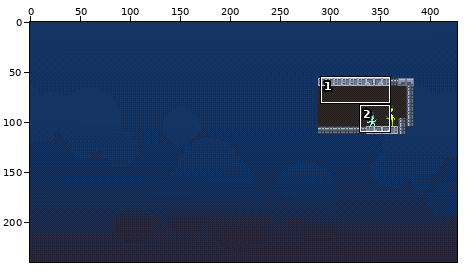
Pixel-art file, stored at rawAssets/mockup1.aseprite. Above, an overview of the earlier version with the close-up marked.
Close-up. Earlier state:
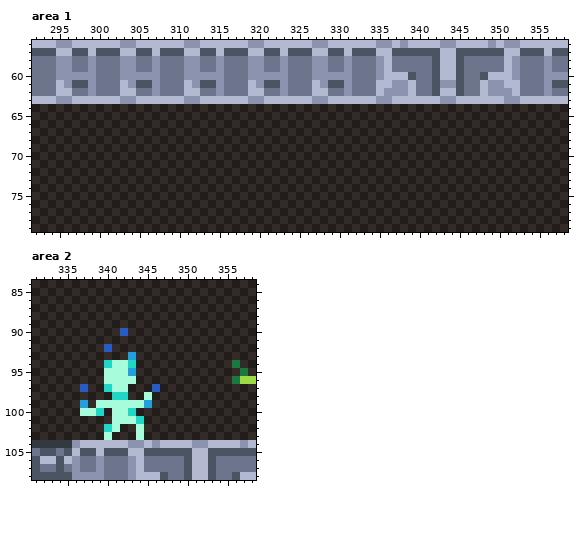
427x240 pixels, 1 frame. Shown: area 1: x 292..358, y 56..79; area 2: x 331..358, y 84..108.
New version:
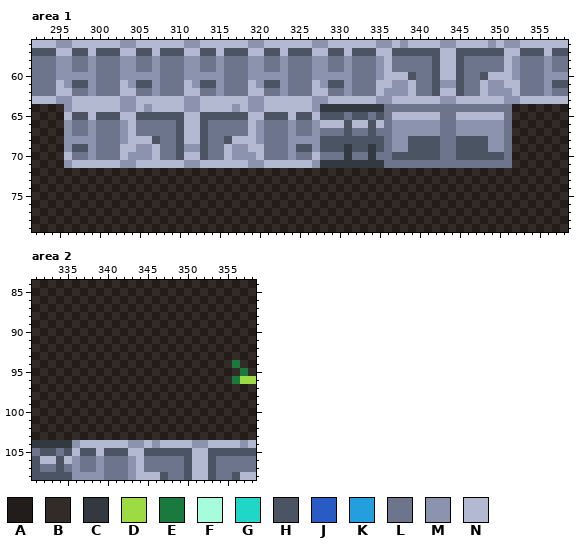
Palette (. is transparent): A #221c1a  B #322b28  C #333941  D #9cdb43  E #1a7a3e  F #a6fcdb  G #20d6c7  H #4a5462  J #285cc4  K #249fde  L #6d758d  M #8b93af  N #b3b9d1
The edit:
layer "waterbg" added
layer "waterbubblebg" added
layer "tiles" added
layer "playerinside" added
layer "Layer 1" removed
layer "Layer 2" removed
layer "Layer 3" removed
layer "Layer 4" removed
Changed rows in their new state; - is an unchanged pixel.
Area 1, layer "playerinside":
first column x 296:
64 MNNNNNNMMNMNNNNMMNNNNMNMMNNNNNNMCCCCCCCCLLLLLLLLLLLLLLLL
65 NHHNHHHNNHHHHHHNNHHHHHHNNHHHNHHNHHHLHHLHLNNNNNNLLNNNNNNL
66 MLLMLLLMNLLLLLHNNHLLLLLNMLLLMLLMNNNHNNHNLMMMMMMLLMMMMMML
67 MLLMLLLMNLLLLLHNNHLLLLLNMLLLMLLMLLLHLLHLLMMMMMMLLMMMMMML
68 MMMMLLLMNNNHLLHNNHLLHNNNMLLLMMMMHHHHHHHHLMMHHHHLLHHHHMML
69 MHHMLLLNNMMNLLHMMHLLNMMNNLLLMHHMHHHCHHCHLMMHHHHLLHHHHMML
70 NLLMLLLNMMMNLLHNNHLLNMMMNLLLMLLNLLLCLLCLLHHHHHHLLHHHHHHL
71 MNNNNNNMMNNNNNNMMNNNNNNMMNNNNNNMCCCCCCCCLLLLLLLLLLLLLLLL
Area 2, layer "tiles":
first column x 337:
 90 -----A----
 92 ---A------
 93 ------A---
 94 ---ABAB---
 95 ---BABA---
 96 ---ABAB---
 97 A--BAB---B
 98 ----BA--B-
 99 A-ABABABA-
100 BAB-BAB---
101 ----ABAB--
102 ---AB--A--
103 ---B---B--
